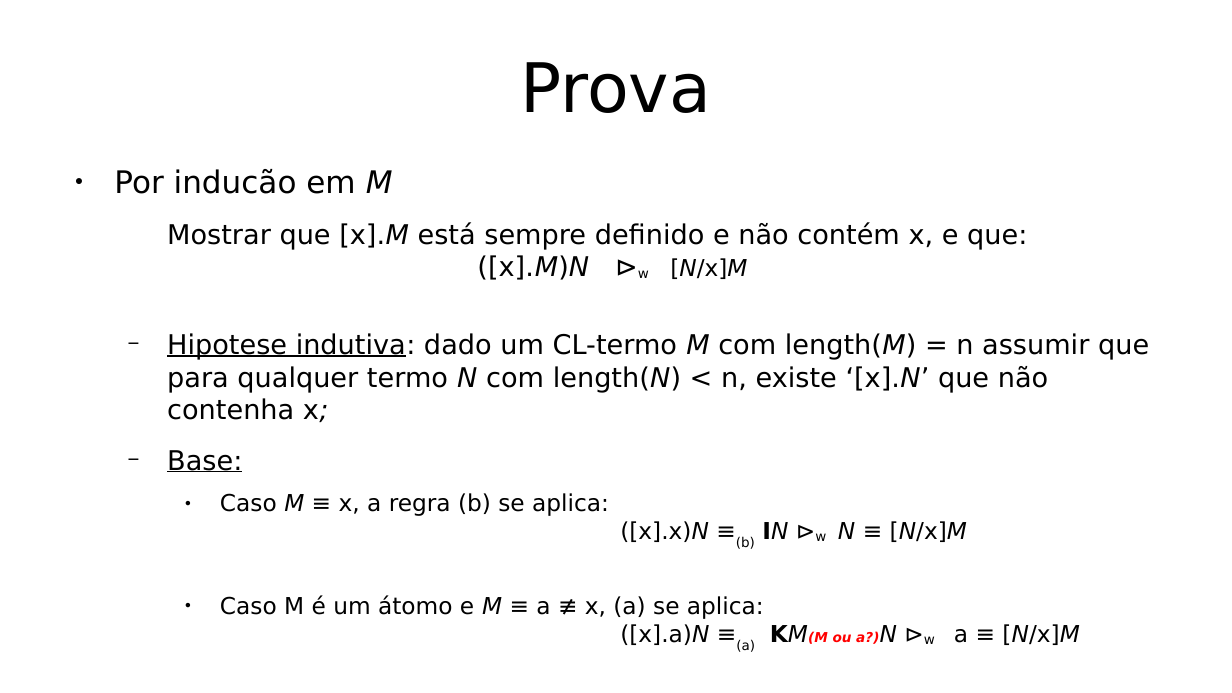
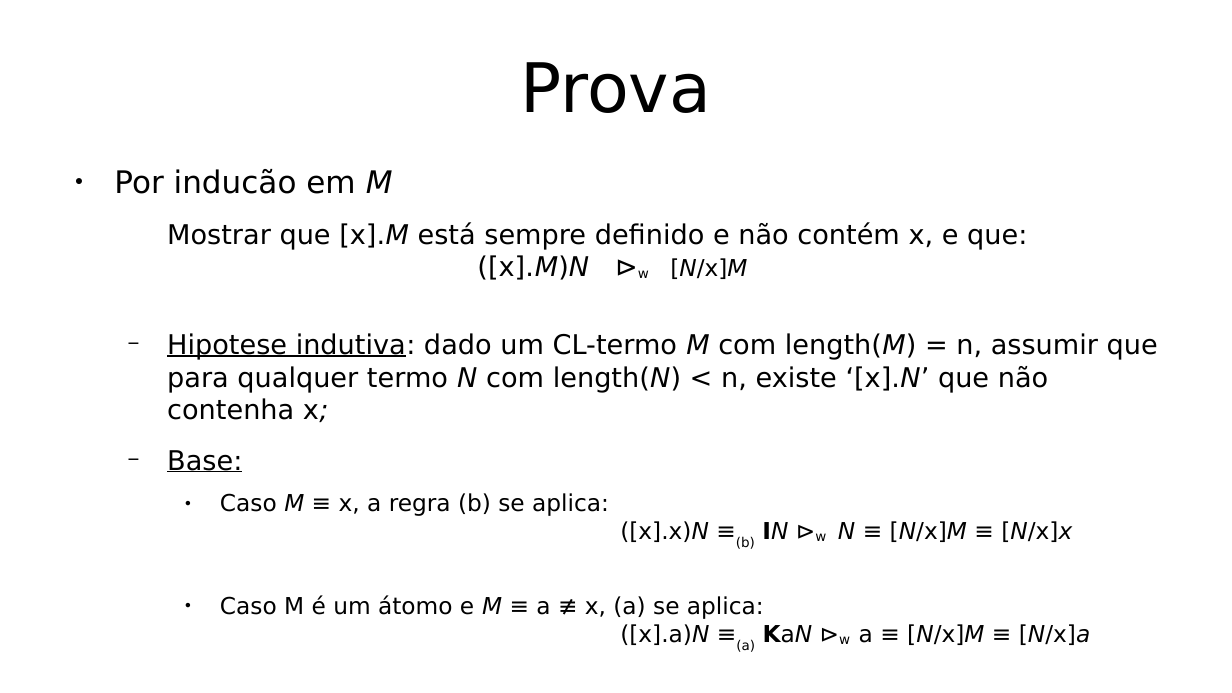
Before and after one commit to hlah/teoria_da_computacao, a slide deck: slide 20 of pesquisa/slides.odp. Drawn at 1232x693 pixels with LibreOffice and Linux fonts; fonts in the diff are those of the drawing. Boxes give left, top, right and bottom in pixels: in the first picture for what was removed or moved away, otherwise in the second. Text is boxed around its words. In the diff, an @@ line names an element or a change of style, - is before the commit and + after.

```diff
--- a/pesquisa/slides.odp
+++ b/pesquisa/slides.odp
@@ text at [167, 333, 1158, 422]: text changed @@
-  − Hipotese indutiva: dado um CL-termo M com length(M) = n assumir que para qualquer termo N com length(N) < n, existe ‘[x].N’ que não contenha x;
+  − Hipotese indutiva: dado um CL-termo M com length(M) = n, assumir que para qualquer termo N com length(N) < n, existe ‘[x].N’ que não contenha x;
@@ text at [220, 493, 1091, 652]: text changed @@
-    ● Caso M ≡ x, a regra (b) se aplica:
-      ([x].x)N ≡(b) IN ⊳w N ≡ [N/x]M
-    ● Caso M é um átomo e M ≡ a ≢ x, (a) se aplica:
-      ([x].a)N ≡(a) KM(M ou a?)N ⊳w a ≡ [N/x]M
+    ● Caso M ≡ x, a regra (b) se aplica:
+      ([x].x)N ≡(b) IN ⊳w N ≡ [N/x]M ≡ [N/x]x
+    ● Caso M é um átomo e M ≡ a ≢ x, (a) se aplica:
+      ([x].a)N ≡(a) KaN ⊳w a ≡ [N/x]M ≡ [N/x]a
```
Also in this commit, not shown: 3 other slides changed.
